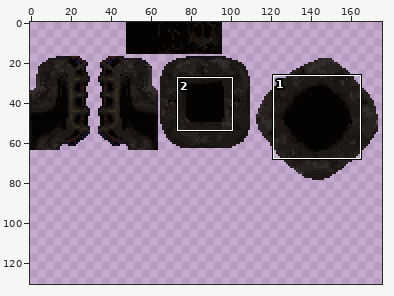
One commit to this sprite sheet: assets/tileset.png. The first picture is a wide view before the edit; the outline marks the close-up.
Close-up. Before:
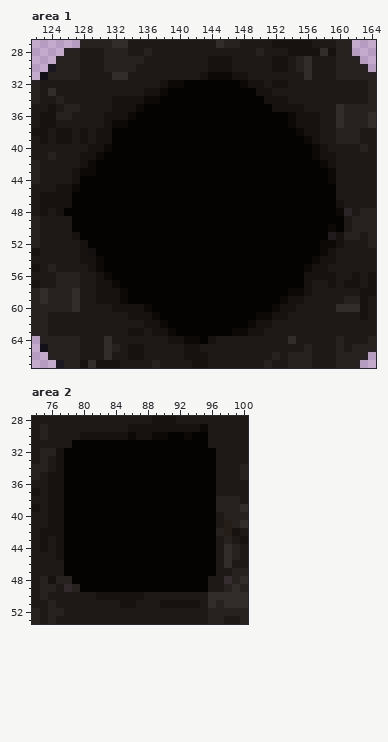
The file is 176x208 pixels. Colours within 5 levels of each other are drawn and written as one. Shown: area 1: x 122..164, y 27..67; area 2: x 74..100, y 28..53. The wide view leaves out empty margins. The commit also changed other parts of the picture, which this record leaves out.
After:
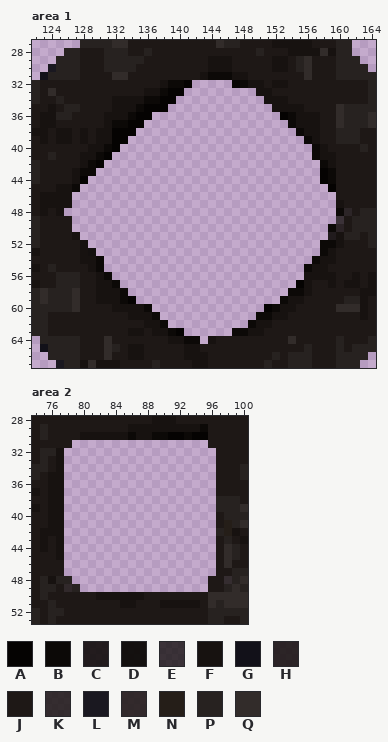
Palette (. is transparent): A #050302  B #0c0907  C #0e0a08e2  D #0e0b09f6  E #130f0dc6  F #171210  G #121119  H #191412e2  J #1e1816  K #1e1917dc  L #1a1820  M #201a18e2  N #251e18  P #272220  Q #322c2a
The edit:
--- area 1
@@ x 122..164 @@
 31 .GPPPPJJJJQQJJJJJJJJJFBBBFFJJJJJJJQJJJPPPPP
-32 PJJJJJJJJJJJJJJJFBBAAAAAAABFFJFFJJJJJJJJJJP
-33 PJQJJJJJJJJJJJFFBAAAAAAAAAAAFFJJJJJJJJJJJJP
-34 PJJPJJJJJJFFFFBBAAAAAAAAAAAAAFFFJJJJJJJJJJP
-35 JJFJPPJJJJFFFBAAAAAAAAAAAAAAAAFFFFJJJJQPPPP
-36 JFFPPJJJJFFFBAAAAAAAAAAAAAAAAAAABFFFJJQPPPQ
-37 JFFJJJJJJFBBAAAAAAAAAAAAAAAAAAAABFFFJJQPPPQ
-38 FFJFFJFJFFAAAAAAAAAAAAAAAAAAAAAAABFFJJPPPJJ
-39 JFJFFJFJFFAAAAAAAAAAAAAAAAAAAAAAAABFJJPPPJJ
-40 JJJJJJJFFBAAAAAAAAAAAAAAAAAAAAAAAAABFJJJJPJ
-41 JJPJJJFFBAAAAAAAAAAAAAAAAAAAAAAAAAABFFJJJJJ
-42 PJJJJJFBAAAAAAAAAAAAAAAAAAAAAAAAAAAABFJJJJJ
-43 PJJJJFBBAAAAAAAAAAAAAAAAAAAAAAAAAAAAABJJJJJ
-44 PJJJJFAAAAAAAAAAAAAAAAAAAAAAAAAAAAAAABJJJJJ
-45 JJJFFBAAAAAAAAAAAAAAAAAAAAAAAAAAAAAAAAJJJJJ
-46 JFFFFAAAAAAAAAAAAAAAAAAAAAAAAAAAAAAAAAJJJJJ
-47 JFFFFAAAAAAAAAAAAAAAAAAAAAAAAAAAAAAAAAFJJJJ
-48 JFJFAAAAAAAAAAAAAAAAAAAAAAAAAAAAAAAAAABHJPP
-49 PJJJJAAAAAAAAAAAAAAAAAAAAAAAAAAAAAAAAAAJPPP
-50 PJJJJAAAAAAAAAAAAAAAAAAAAAAAAAAAAAAAABAJPPP
-51 PJJJJFAAAAAAAAAAAAAAAAAAAAAAAAAAAAAAACFPPJP
-52 PJJJJJFAAAAAAAAAAAAAAAAAAAAAAAAAAAAABBFJJJP
-53 FJJJJJFDAAAAAAAAAAAAAAAAAAAAAAAAAAAABFJJJJJ
-54 JJJJJJFFBAAAAAAAAAAAAAAAAAAAAAAAAAABFFJJJJJ
-55 FJPJJJJFBAAAAAAAAAAAAAAAAAAAAAAAAABFFJJJJJJ
-56 JJJPPPJJFBAAAAAAAAAAAAAAAAAAAAAAAAFFFFJJFJF
-57 FJJPPPJJFFBAAAAAAAAAAAAAAAAAAAAAAAFJJFJFFJF
-58 PQPPPQJJFFFBAAAAAAAAAAAAAAAAAAAABBFJJJJJJFF
-59 PQPPPQJJFFFBAAAAAAAAAAAAAAAAAAABFFJJJJJPPFJ
-60 PPPPPQJJJJFFFFBAAAAAAAAAAAAAAABFFJJJJJQQQFJ
-61 PPJJJJJJJJJJFFFBAAAAAAAAAAAABBFFJJJJJJJJJFJ
-62 PPJJJJJJJJJJJJFFBAAAAAAAAAABFFJJJJJJJJJJJJJ
-63 PPJJJJJJJJJJFFJFFBAAAAAAABBFFJJJJJJJJJJJJJJ
-64 .PPPPPJJJQJJJJJJJFFBBAFJJJJJJJJJQJJJJJPJJJP
+32 PJJJJJJJJJJJJJJJFBBA.....ABFFJFFJJJJJJJJJJP
+33 PJQJJJJJJJJJJJFFBAA.........FFJJJJJJJJJJJJP
+34 PJJPJJJJJJFFFFBBAA...........FFFJJJJJJJJJJP
+35 JJFJPPJJJJFFFBAAA.............FFFFJJJJQPPPP
+36 JFFPPJJJJFFFBAA................ABFFFJJQPPPQ
+37 JFFJJJJJJFBBAA..................BFFFJJQPPPQ
+38 FFJFFJFJFFAAA....................BFFJJPPPJJ
+39 JFJFFJFJFFAA......................BFJJPPPJJ
+40 JJJJJJJFFBA........................BFJJJJPJ
+41 JJPJJJFFBA.........................BFFJJJJJ
+42 PJJJJJFBA...........................BFJJJJJ
+43 PJJJJFBB............................ABJJJJJ
+44 PJJJJFA.............................ABJJJJJ
+45 JJJFFB...............................AJJJJJ
+46 JFFFF.................................JJJJJ
+47 JFFFF.................................FJJJJ
+48 JFJF..................................BHJPP
+49 PJJJJ.................................EJPPP
+50 PJJJJ................................BHJPPP
+51 PJJJJF...............................CFPPJP
+52 PJJJJJF.............................BBFJJJP
+53 FJJJJJFD............................BFJJJJJ
+54 JJJJJJFFB..........................BFFJJJJJ
+55 FJPJJJJFB.........................BFFJJJJJJ
+56 JJJPPPJJFB........................FFFFJJFJF
+57 FJJPPPJJFFB......................AFJJFJFFJF
+58 PQPPPQJJFFFB....................BBFJJJJJJFF
+59 PQPPPQJJFFFBA..................BFFJJJJJPPFJ
+60 PPPPPQJJJJFFFFB..............ABFFJJJJJQQQFJ
+61 PPJJJJJJJJJJFFFB............BBFFJJJJJJJJJFJ
+62 PPJJJJJJJJJJJJFFB..........BFFJJJJJJJJJJJJJ
+63 PPJJJJJJJJJJFFJFFBA......BBFFJJJJJJJJJJJJJJ
+64 .PPPPPJJJQJJJJJJJFFBB.FJJJJJJJJJQJJJJJPJJJP
 65 .GPPPPJJJQPJFFJJJJJFFJJJJJJJJJJJJJPJJJPJPPP
--- area 2
@@ x 74..100 @@
 30 JPJJJJFFFFFFBFFBBAABAAJJJJJ
-31 JJJJJAAAAAAAAAAAAAAAAAJJJJJ
-32 JPPFAAAAAAAAAAAAAAAAAAAJJJJ
-33 JPJFAAAAAAAAAAAAAAAAAAAJJJJ
-34 PPJFAAAAAAAAAAAAAAAAAAAJJJP
-35 PJFFAAAAAAAAAAAAAAAAAAAJJJP
-36 JJFFAAAAAAAAAAAAAAAAAAAJJJJ
-37 FJFFAAAAAAAAAAAAAAAAAAAJJJJ
-38 JJFFAAAAAAAAAAAAAAAAAAAPPPJ
-39 FJFFAAAAAAAAAAAAAAAAAAAPPPQ
-40 JJFFAAAAAAAAAAAAAAAAAAAJPPP
-41 JJFFAAAAAAAAAAAAAAAAAAAJNPQ
-42 JFFFAAAAAAAAAAAAAAAAAAAPNFJ
-43 JFJFAAAAAAAAAAAAAAAAAAAJPJF
-44 JFJFAAAAAAAAAAAAAAAAAAAJQPJ
-45 JJJFAAAAAAAAAAAAAAAAAAAJQPJ
-46 JJJJAAAAAAAAAAAAAAAAAAAJQJJ
-47 JJJJAAAAAAAAAAAAAAAAAAAJJPP
-48 JPFPPAAAAAAAAAAAAAAAAAJJKPQ
-49 JPPJMPAAAAAAAAAAAAAAAAJJPQP
+31 JJJJJ.................JJJJJ
+32 JPPF...................JJJJ
+33 JPJF...................JJJJ
+34 PPJF...................JJJP
+35 PJFF...................JJJP
+36 JJFF...................JJJJ
+37 FJFF...................JJJJ
+38 JJFF...................PPPJ
+39 FJFF...................PPPQ
+40 JJFF...................JPPP
+41 JJFF...................JNPQ
+42 JFFF...................PNFJ
+43 JFJF...................JPJF
+44 JFJF...................JQPJ
+45 JJJF...................JQPJ
+46 JJJJ...................JQJJ
+47 JJJJ...................JJPP
+48 JPFPP.................JJKPQ
+49 JPPJMP................JJPQP
 50 JPJJJJJJFFFFFFJJJJJJJJQQQQQ
